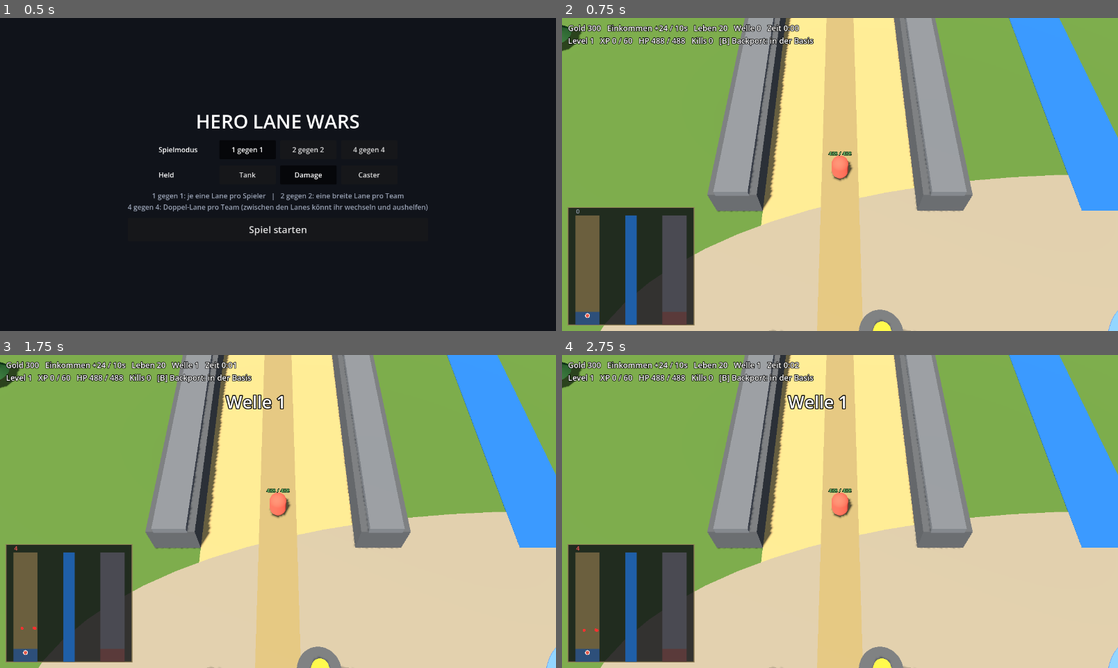
Above: before the commit, frames 1-4 (two rows, left to right).
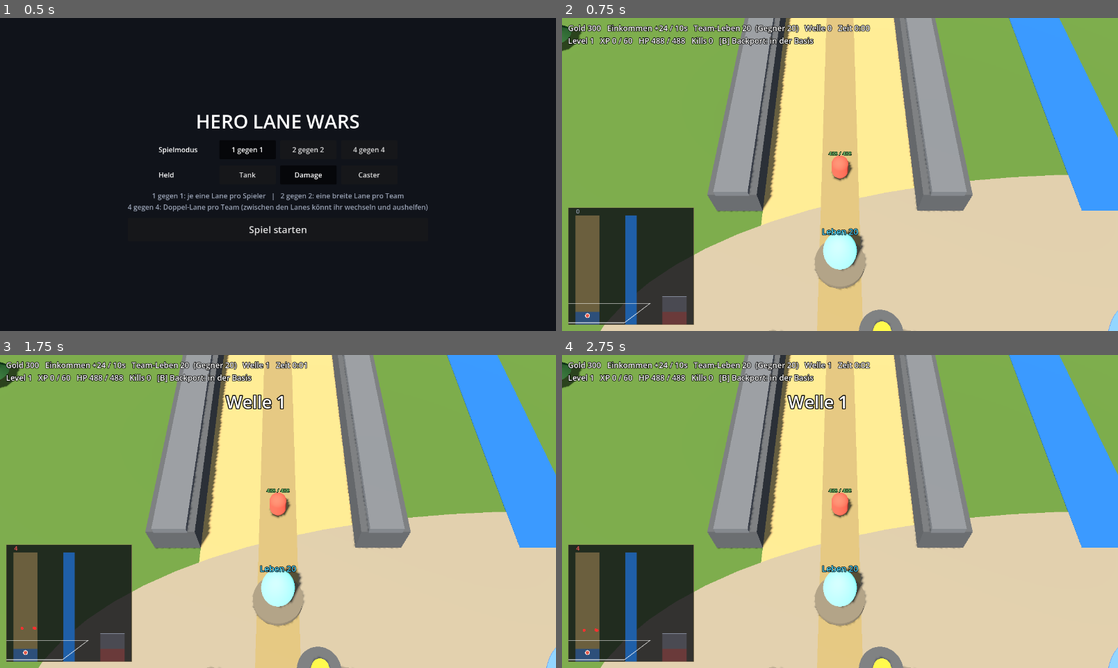
Above: after the commit, the same moments.

Repository: Tarux21/hero-lane-wars
Game: Godot game, scene res://scenes/main.tscn
The game is run twice, just before and just after one commit, with the same random seed, the same clock (stepped at 60 frames per second) and the same inputs.
Inputs (mouse positions are in pixels of both pictures, inside the frame that each line leads up to):
- Up to frame 1 (0.5 s): no input
- Up to frame 2 (0.75 s): click "Spiel starten" at 0.5 s
- Up to frame 3 (1.75 s): tap Enter at 1.25 s; move the mouse to (400, 495) at 1.27 s; tap Space at 1.35, 1.52 s; click (400, 495) at 1.42 s
- Up to frame 4 (2.75 s): tap Space at 1.82, 2, 2.27, 2.3, 2.57 s; move the mouse to (728, 527) at 2.02 s; hold S from 2.03 s (still down); tap B at 2.1 s; click (728, 527) at 2.17 s

Frame 1 is identical in both runs. In frame 2, 3.4% of the frame differs, in the area x 1-56%, y 2-99%; in frame 3, 3.4%; in frame 4, 3.4%.

Commit message:
Godot: Team-Leben (gemeinsam) mit Kristall, 4v4-Lanes laufen zusammen, Minimap klickbar mit Sichtfeld und Gegner-Lane-Abschnitt, Gold/Einkommen je Spieler
Co-Authored-By: Claude Sonnet 5.5 <noreply@anthropic.com>

Diff:
--- a/godot/scripts/game.gd
+++ b/godot/scripts/game.gd
@@ -10,14 +10,13 @@
 const WALL_OPEN_BASE := 300.0        # bis hierhin (Spielwerte) ist die Basis offen: nur dort kommt man zur anderen Lane des Teams
 const MINI_W := 290.0                # Größe der Minimap (Pixel)
 const MINI_H := 270.0
+const ENEMY_LANE_VIEW := 700.0       # Gegner-Lane auf der Minimap: nur dieser Abschnitt (Spielwerte) bei deren Basis
 const CAM_PITCH := 58.0             # Kamerawinkel in Grad (wie Warcraft 3: schräg von oben)
 var cam_dist := 28.0                 # Kamera-Abstand zum Helden (Mausrad)
 
 var cfg: Dictionary
 var t := 0.0
-var gold: float
-var income: float
-var lives: int
+var team_lives: Array[int] = [20, 20]    # Leben je Team (gemeinsam): [dein Team, Gegner-Team]
 var wave := 0
 var wave_t: float
 var income_t := 0.0
@@ -46,6 +45,10 @@
 var selftest := false
 var menu_shot := ""
 var mini: Control                    # Minimap
+var life_labels: Array[Label3D] = [] # Lebensanzeige über den Team-Kristallen
+var team_mid_y := 0.0                # Quer-Mitte deines Teams (Spielwerte); bei 4v4 laufen die Lanes hier zusammen
+var cam_free := false                # Kamera vom Helden gelöst (nach Klick auf die Minimap), Leertaste = zurück zum Helden
+var cam_focus := Vector3.ZERO
 var menu_layer: CanvasLayer
 
 
@@ -96,9 +99,7 @@
 
 ## Startet eine Partie mit dem gewählten Modus (team_size) und Helden (hero_key).
 func _start_game() -> void:
-	gold = cfg["startGold"]
-	income = cfg["baseIncome"]
-	lives = int(cfg["startLives"])
+	team_lives = [int(cfg["startLives"]), int(cfg["startLives"])]
 	wave_t = cfg["firstWave"]
 	_setup_layout()
 	_build_world()
@@ -197,6 +198,7 @@
 	lane_off_g.clear()
 	for k in lanes_per_team:
 		lane_off_g.append((lane_xs[k] - lane_xs[0]) / S)
+	team_mid_y = (lane_off_g[0] + lane_off_g[lanes_per_team - 1]) / 2.0
 
 
 func _cam_offset() -> Vector3:
@@ -283,6 +285,29 @@
 				_house(Vector3(slot_x + (h - 1.5) * 2.5, 0.0, plaza_z + 5.0))
 		for sx in [-1.0, 1.0]:
 			_cyl(Vector3(lane_xs[i] + sx * (half - 1.5), 0.2, plaza_z - 1.0), 1.1, 0.4, Color("#6d6558"))     # Händler-Sockel
+	# Team-Lebenspunkt: ein Kristall am Ende der Lanes. Bei 4v4 laufen beide Lanes eines Teams hier zusammen.
+	life_labels.clear()
+	for team in 2:
+		var first := team * lanes_per_team
+		var cx: float = (lane_xs[first] + lane_xs[first + lanes_per_team - 1]) / 2.0
+		var col := Color("#4fd8ff") if team == 0 else Color("#ff9a3a")
+		_cyl(Vector3(cx, 0.25, 0.8), 1.6, 0.5, Color("#6d6558"))                                  # Sockel
+		var crystal := MeshInstance3D.new()
+		var sm := SphereMesh.new()
+		sm.radius = 1.0
+		sm.height = 3.2
+		crystal.mesh = sm
+		crystal.position = Vector3(cx, 2.3, 0.8)
+		var cmat := _mat(col)
+		cmat.emission_enabled = true
+		cmat.emission = col
+		cmat.emission_energy_multiplier = 1.4
+		crystal.material_override = cmat
+		add_child(crystal)
+		var ll := _label3d("", 44, col)
+		ll.position = Vector3(cx, 5.2, 0.8)
+		add_child(ll)
+		life_labels.append(ll)
 	# Bäume außerhalb der Lanes
 	var rng := RandomNumberGenerator.new()
 	rng.seed = 7
@@ -397,14 +422,15 @@
 	mini.offset_right = 14.0 + MINI_W
 	mini.offset_bottom = -14.0
 	mini.offset_top = -14.0 - MINI_H
-	mini.mouse_filter = Control.MOUSE_FILTER_IGNORE
+	mini.clip_contents = true
+	mini.mouse_filter = Control.MOUSE_FILTER_STOP
 	mini.draw.connect(_draw_minimap)
+	mini.gui_input.connect(_mini_input)
 	layer.add_child(mini)
 
 
-## Minimap: alle Lanes von oben. Monster sind rot (Elite größer, Boss am größten), dein Held ist in Heldenfarbe.
-## Über jeder Lane deines Teams steht, wie viele Monster dort laufen, damit man sieht, wo mehr los ist.
-func _draw_minimap() -> void:
+## Minimap-Abbildung: Welt-Koordinaten (Meter) <-> Pixel der Minimap. Wird zum Zeichnen und für Klicks genutzt.
+func _mini_map() -> Dictionary:
 	var n := lane_xs.size()
 	var half := lane_half_g * S
 	var x_min: float = lane_xs[0] - half - WALL
@@ -412,16 +438,50 @@
 	var lane_len: float = cfg["laneLen"] * S
 	var z_top := -(lane_len + 8.0)
 	var z_bot := 8.0
-	var sx := MINI_W / (x_max - x_min)
-	var sy := (MINI_H - 18.0) / (z_bot - z_top)
 	var top := 18.0                       # oben Platz für die Monster-Zahlen
-	var pt := func(wx: float, wz: float) -> Vector2: return Vector2((wx - x_min) * sx, top + (wz - z_top) * sy)
+	return {"x_min": x_min, "z_top": z_top, "z_bot": z_bot, "top": top,
+		"sx": MINI_W / (x_max - x_min), "sy": (MINI_H - top) / (z_bot - z_top)}
+
+
+func _mini_pt(m: Dictionary, wx: float, wz: float) -> Vector2:
+	return Vector2((wx - m["x_min"]) * m["sx"], m["top"] + (wz - m["z_top"]) * m["sy"])
+
+
+## Klick oder Ziehen auf der Minimap: Kamera springt dorthin (Leertaste: zurück zum Helden).
+func _mini_input(event: InputEvent) -> void:
+	var pressed := false
+	var pos := Vector2.ZERO
+	if event is InputEventMouseButton and event.pressed and event.button_index == MOUSE_BUTTON_LEFT:
+		pressed = true
+		pos = event.position
+	elif event is InputEventMouseMotion and (event.button_mask & MOUSE_BUTTON_MASK_LEFT) != 0:
+		pressed = true
+		pos = event.position
+	if not pressed or not started:
+		return
+	var m := _mini_map()
+	var wx: float = m["x_min"] + pos.x / m["sx"]
+	var wz: float = m["z_top"] + (pos.y - m["top"]) / m["sy"]
+	cam_focus = Vector3(wx, 0.0, clampf(wz, m["z_top"], m["z_bot"]))
+	cam_free = true
+	mini.accept_event()
+
+
+## Minimap: alle Lanes von oben. Monster sind rot (Elite/Boss größer), dein Held in Heldenfarbe.
+## Über jeder Lane deines Teams steht die Zahl der Monster (wo ist mehr los?). Von der Gegner-Seite sieht man nur
+## den unteren Abschnitt jeder Lane (bei deren Basis), damit man abschätzen kann, ob Druck sinnvoll ist, aber keine Gegner.
+func _draw_minimap() -> void:
+	var n := lane_xs.size()
+	var half := lane_half_g * S
+	var m := _mini_map()
+	var z_top: float = m["z_top"]
+	var z_bot: float = m["z_bot"]
 	mini.draw_rect(Rect2(0, 0, MINI_W, MINI_H), Color(0.05, 0.06, 0.08, 0.82))
-	mini.draw_rect(Rect2(0, 0, MINI_W, MINI_H), Color("#8d7d55"), false, 2.0)
 	var river_x: float = (lane_xs[lanes_per_team - 1] + lane_xs[lanes_per_team]) / 2.0
-	var rp: Vector2 = pt.call(river_x - 2.5, z_top)
-	mini.draw_rect(Rect2(rp.x, rp.y, 5.0 * sx, (z_bot - z_top) * sy), Color("#1f5fa8"))
+	var rp := _mini_pt(m, river_x - 2.5, z_top)
+	mini.draw_rect(Rect2(rp.x, rp.y, 5.0 * m["sx"], (z_bot - z_top) * m["sy"]), Color("#1f5fa8"))
 	var base_z := -float(cfg["baseX"]) * S
+	var enemy_view_z := -float(ENEMY_LANE_VIEW) * S      # Gegner-Lane: nur bis hierhin (vom Ende her) sichtbar
 	var counts: Array[int] = []
 	counts.resize(lanes_per_team)
 	counts.fill(0)
@@ -429,28 +489,39 @@
 		counts[u["lane"]] += 1
 	for i in n:
 		var mine := i < lanes_per_team
-		var a: Vector2 = pt.call(lane_xs[i] - half, z_top)
-		var b: Vector2 = pt.call(lane_xs[i] + half, z_bot)
+		var a := _mini_pt(m, lane_xs[i] - half, z_top if mine else enemy_view_z)
+		var b := _mini_pt(m, lane_xs[i] + half, z_bot)
 		mini.draw_rect(Rect2(a, b - a), Color("#6b5f3e") if mine else Color("#4a4a52"))
-		var ba: Vector2 = pt.call(lane_xs[i] - half, base_z)
-		mini.draw_rect(Rect2(ba, b - ba), Color("#2d4f7a") if mine else Color("#5a3a3a"))           # Basis
+		var ba := _mini_pt(m, lane_xs[i] - half, base_z)
+		mini.draw_rect(Rect2(ba, b - ba), Color("#2d4f7a") if mine else Color("#6a3a3a"))           # Basis
 		if mine:
 			var c: int = counts[i]
 			var col := Color("#ff5a5a") if c > 0 else Color("#9aa3b5")
 			mini.draw_string(ThemeDB.fallback_font, Vector2(a.x + 2.0, 14.0), str(c), HORIZONTAL_ALIGNMENT_LEFT, b.x - a.x, 14, col)
-	if lanes_per_team == 2:               # gemeinsame Wand
-		var wa: Vector2 = pt.call((lane_xs[0] + lane_xs[1]) / 2.0, z_top)
-		var wb: Vector2 = pt.call((lane_xs[0] + lane_xs[1]) / 2.0, -float(WALL_OPEN_BASE) * S)
+		else:
+			mini.draw_line(a, Vector2(b.x, a.y), Color("#9aa3b5"), 1.0)                              # Grenze des sichtbaren Abschnitts
+	if lanes_per_team == 2:               # gemeinsame Wand, offen in der Basis
+		var wa := _mini_pt(m, (lane_xs[0] + lane_xs[1]) / 2.0, z_top)
+		var wb := _mini_pt(m, (lane_xs[0] + lane_xs[1]) / 2.0, -float(WALL_OPEN_BASE) * S)
 		mini.draw_line(wa, wb, Color("#9aa3b5"), 2.0)
 	for u in units:
 		var d: Dictionary = u["def"]
 		var r := 2.5 + clampf(float(d["r"]) / 9.0, 0.0, 4.0) * 0.8
-		var p: Vector2 = pt.call(_wp(u["x"], u["y"]).x, _wp(u["x"], u["y"]).z)
-		mini.draw_circle(p, r, Color("#ff3030"))
+		var w := _wp(u["x"], u["y"])
+		mini.draw_circle(_mini_pt(m, w.x, w.z), r, Color("#ff3030"))
 	if hero["dead"] <= 0.0:
-		var hp: Vector2 = pt.call(_wp(hero["x"], hero["y"]).x, _wp(hero["x"], hero["y"]).z)
+		var hw := _wp(hero["x"], hero["y"])
+		var hp := _mini_pt(m, hw.x, hw.z)
 		mini.draw_circle(hp, 5.5, Color.WHITE)
 		mini.draw_circle(hp, 4.0, Color.html(hero["d"]["col"]))
+	if cam != null and cam_init:          # Sichtfeld der Kamera
+		var sz := get_viewport().get_visible_rect().size
+		var pts := PackedVector2Array()
+		for c in [Vector2(0, 0), Vector2(sz.x, 0), Vector2(sz.x, sz.y), Vector2(0, sz.y), Vector2(0, 0)]:
+			var g := _ground_point(c)
+			pts.append(_mini_pt(m, g.x, g.z))
+		mini.draw_polyline(pts, Color(1, 1, 1, 0.75), 1.5)
+	mini.draw_rect(Rect2(0, 0, MINI_W, MINI_H), Color("#8d7d55"), false, 2.0)
 
 
 func _label3d(text: String, size: int, col: Color) -> Label3D:
@@ -486,7 +557,7 @@
 	node.add_child(ring)
 	hero = {"d": d, "x": 120.0, "y": slot_ys[0], "lvl": 1, "xp": 0.0, "hp": float(d["hp"]), "dead": 0.0,
 		"atk_t": 0.0, "target": null, "move_to": null, "deaths": 0, "node": node, "label": lab,
-		"bp": 0.0, "bp_cd": 0.0, "ring": ring}
+		"bp": 0.0, "bp_cd": 0.0, "ring": ring, "gold": float(cfg["startGold"]), "income": float(cfg["baseIncome"])}   # jeder Spieler hat eigenes Gold und Einkommen
 
 
 # ---------------------------------------------------------------- Formeln (wie im Browser-Prototyp)
@@ -567,7 +638,7 @@
 	u["node"].queue_free()
 	kills += 1
 	var def: Dictionary = u["def"]
-	gold += float(def["gold"]) if def.has("gold") else float(cfg["killGold"])
+	hero["gold"] += float(def["gold"]) if def.has("gold") else float(cfg["killGold"])
 	_gain_xp(float(def["xp"]))
 
 
@@ -619,14 +690,14 @@
 	income_t += dt
 	if income_t >= float(cfg["incomeTick"]):
 		income_t -= float(cfg["incomeTick"])
-		gold += income
+		hero["gold"] += hero["income"]
 	wave_t -= dt
 	if wave_t <= 0.0:
 		_spawn_wave()
 		wave_t = float(cfg["earlyWaveEvery"]) if wave <= int(cfg["earlyWaves"]) else float(cfg["waveEvery"])
 	_step_hero(dt)
 	_step_units(dt)
-	if lives <= 0:
+	if team_lives[0] <= 0:
 		over = true
 		msg.text = "NIEDERLAGE"
 
@@ -760,6 +831,7 @@
 			var step_len: float = u["spd"] * dt
 			var dx := -1.0
 			var dy := 0.0
+			var chasing := false
 			if hero["dead"] <= 0.0 and u["type"] != "fast":
 				var hx: float = hero["x"] - u["x"]
 				var hy: float = hero["y"] - u["y"]
@@ -767,12 +839,22 @@
 				if dist <= (float(cfg["aggroRange"]) if hx <= 40.0 else float(cfg["aggroBehind"])):
 					dx = hx / dist
 					dy = hy / dist
+					chasing = true
+			var in_base_zone: bool = lanes_per_team == 2 and u["x"] < WALL_OPEN_BASE
+			if in_base_zone and not chasing:     # 4v4: beide Lanes laufen am Ende auf den gemeinsamen Team-Kristall zu
+				var dv := Vector2(float(cfg["leakX"]) - u["x"], team_mid_y - u["y"])
+				var dl := maxf(1.0, dv.length())
+				dx = dv.x / dl
+				dy = dv.y / dl
 			u["x"] += dx * step_len
 			var ly: float = lane_half_g - 16.0
 			var off: float = lane_off_g[u["lane"]]
-			u["y"] = clampf(u["y"] + dy * step_len, off - ly, off + ly)
+			if in_base_zone:                     # in der offenen Basis gilt der Quer-Bereich beider Lanes
+				u["y"] = clampf(u["y"] + dy * step_len, lane_off_g[0] - ly, lane_off_g[lanes_per_team - 1] + ly)
+			else:
+				u["y"] = clampf(u["y"] + dy * step_len, off - ly, off + ly)
 		if u["x"] <= float(cfg["leakX"]):
-			lives -= int(u["def"]["lives"])
+			team_lives[0] -= int(u["def"]["lives"])
 			units.erase(u)
 			u["node"].queue_free()
 
@@ -801,8 +883,10 @@
 			f["node"].queue_free()
 			texts.erase(f)
 	var off := _cam_offset()
-	var want := hn.position + off
+	var want := (cam_focus if cam_free else hn.position) + off
 	cam.position = want if not cam_init else cam.position.lerp(want, minf(1.0, delta * 6.0))
+	for i in life_labels.size():
+		life_labels[i].text = "Leben %d" % maxi(0, team_lives[i])
 	cam_init = true
 	cam.look_at(cam.position - off)
 	var ring: MeshInstance3D = hero["ring"]
@@ -817,8 +901,8 @@
 	elif not _in_base():
 		bp_txt = "CD %ds" % int(ceil(hero["bp_cd"])) if hero["bp_cd"] > 0.0 else "bereit"
 	var min_t := int(t) / 60
-	hud.text = "Gold %d   Einkommen +%.0f / %ds   Leben %d   Welle %d   Zeit %d:%02d\nLevel %d   XP %d / %d   HP %d / %d   Kills %d   [B] Backport: %s" % [
-		int(gold), income, int(cfg["incomeTick"]), lives, wave, min_t, int(t) % 60,
+	hud.text = "Gold %d   Einkommen +%.0f / %ds   Team-Leben %d  (Gegner %d)   Welle %d   Zeit %d:%02d\nLevel %d   XP %d / %d   HP %d / %d   Kills %d   [B] Backport: %s" % [
+		int(hero["gold"]), hero["income"], int(cfg["incomeTick"]), team_lives[0], team_lives[1], wave, min_t, int(t) % 60,
 		hero["lvl"], int(hero["xp"]), int(_xp_need(hero["lvl"])), int(hero["hp"]), int(_hero_max_hp()), kills, bp_txt]
 	if mini != null:
 		mini.queue_redraw()
@@ -833,6 +917,8 @@
 
 
 func _unhandled_input(event: InputEvent) -> void:
+	if started and event is InputEventKey and event.pressed and event.keycode == KEY_SPACE:
+		cam_free = false                  # Leertaste: Kamera zurück zum Helden
 	if event is InputEventMouseButton and event.pressed:   # Mausrad: Kamera näher/weiter weg
 		if event.button_index == MOUSE_BUTTON_WHEEL_UP:
 			cam_dist = clampf(cam_dist - 2.0, 14.0, 50.0)
@@ -908,6 +994,33 @@
 	_start_backport()
 	_damage_hero(10.0)
 	check.call("Schaden unterbricht den Backport", hero["bp"] == 0.0)
+	# 6. Minimap: Klick setzt die Kamera dorthin, Leertaste zurück zum Helden
+	var mp := _mini_map()
+	var click := InputEventMouseButton.new()
+	click.button_index = MOUSE_BUTTON_LEFT
+	click.pressed = true
+	click.position = _mini_pt(mp, lane_xs[1], -75.0)          # Mitte der 2. Lane, ca. 75 m vor der Basis
+	_mini_input(click)
+	check.call("Minimap-Klick löst die Kamera (frei=%s, Ziel x=%.1f z=%.1f)" % [cam_free, cam_focus.x, cam_focus.z], cam_free and absf(cam_focus.x - lane_xs[1]) < 1.0 and absf(cam_focus.z + 75.0) < 1.0)
+	var space := InputEventKey.new()
+	space.keycode = KEY_SPACE
+	space.pressed = true
+	_unhandled_input(space)
+	check.call("Leertaste: Kamera wieder am Helden", not cam_free)
+	# 7. Monster der 2. Lane laufen am Ende auf den gemeinsamen Team-Kristall zu
+	units.clear()
+	hero["x"] = 2000.0
+	hero["y"] = lane_off_g[0]
+	_spawn_unit("grunt", 0.0, 1.0, 1)
+	var gr: Dictionary = units[0]
+	gr["x"] = 280.0
+	gr["y"] = lane_off_g[1]
+	hero["dead"] = 99.0                                         # Held aus dem Weg
+	for i in 80:
+		_step_units(0.05)
+		if units.is_empty():
+			break
+	check.call("Monster aus Lane 2 erreichen den Kristall in der Mitte (y=%.0f, Mitte=%.0f)" % [gr["y"], team_mid_y], units.is_empty() or absf(gr["y"] - team_mid_y) < absf(lane_off_g[1] - team_mid_y))
 	print("SELFTEST " + ("OK" if ok else "FEHLER"))
 	get_tree().quit()
 
@@ -922,7 +1035,7 @@
 			print("t=%.0f Held x=%.0f y=%.0f | Ziel: %s | Einheiten %d" % [t, hero["x"], hero["y"],
 				"-" if tg == null else "x=%.0f y=%.0f lane=%d" % [tg["x"], tg["y"], tg["lane"]], units.size()])
 	print("SIM %.0f s | Welle %d | Leben %d | Gold %d | Level %d | Kills %d | Tode %d | Einheiten %d" % [
-		secs, wave, lives, int(gold), hero["lvl"], kills, hero["deaths"], units.size()])
+		secs, wave, team_lives[0], int(hero["gold"]), hero["lvl"], kills, hero["deaths"], units.size()])
 	if shot_path != "":
 		_sync_visuals(1.0)
 		await get_tree().process_frame
